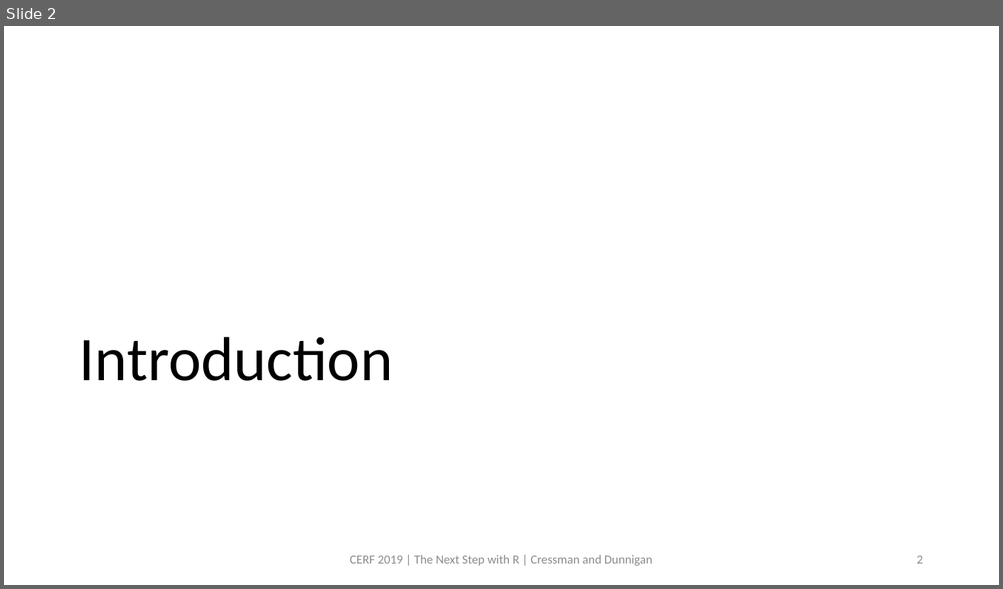
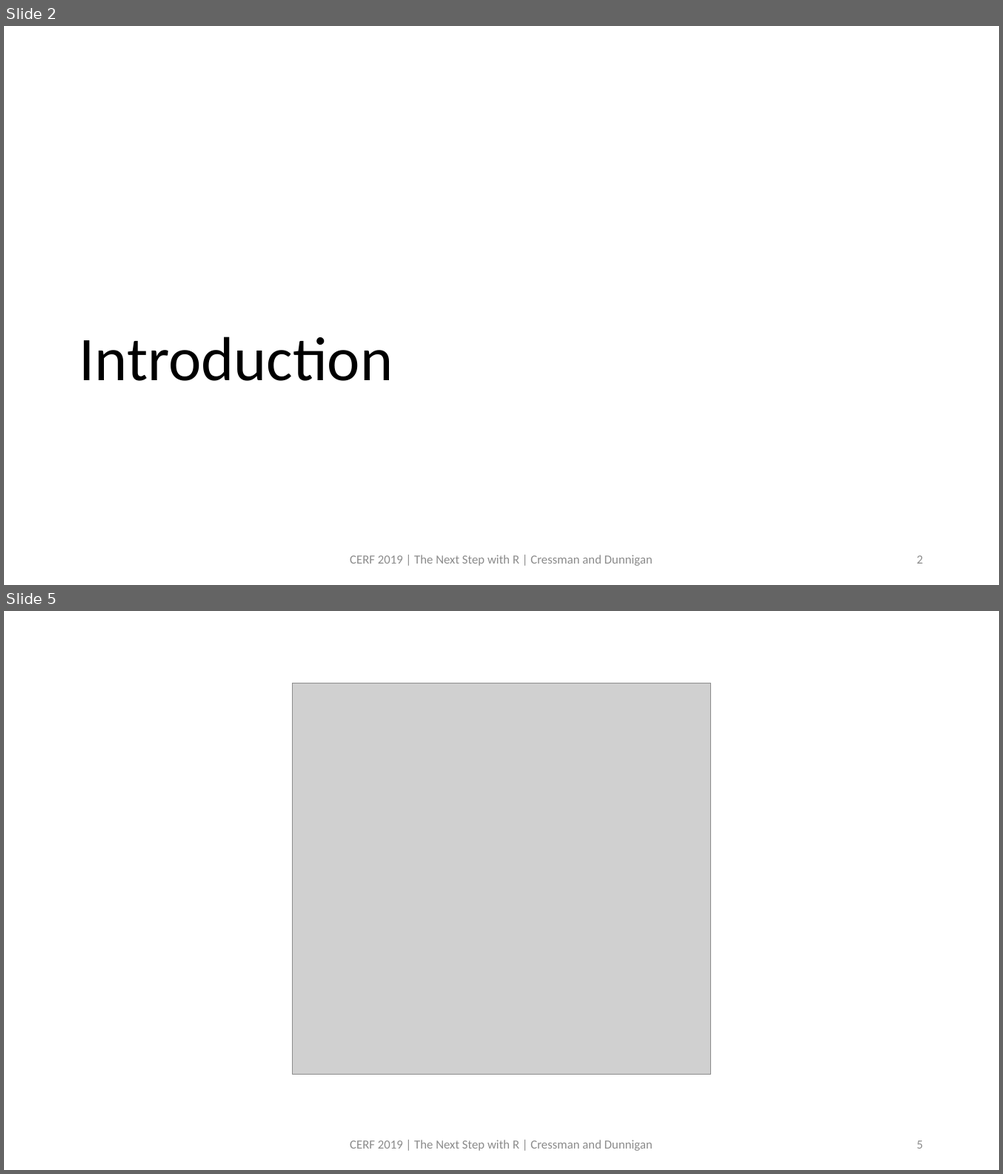
Before and after one commit to swmpkim/2019_CERF, a slide deck: slides/00_Introduction.pptx. Shown one above the other, each under a label of ours: slide 2 before the commit, slides 2 and 5 after it; the slides between them are not shown. The pictures are 1003x589 and 1003x1174 pixels, drawn with LibreOffice and Linux fonts; fonts in the diff are those of the drawing; grey boxes stand for pictures. Boxes give left, top, right and bottom in pixels: in the first picture for what was removed or moved away, otherwise in the second. Text is boxed around its words. In the diff, an @@ line names an element or a change of style, - is before the commit and + after.

```diff
--- a/slides/00_Introduction.pptx
+++ b/slides/00_Introduction.pptx
@@ slide 5 added at (x1=4, y1=611, x2=999, y2=1170), background #FFFFFF @@
@@ picture added at (x1=292, y1=684, x2=711, y2=1074) @@
@@ text added at (x1=350, y1=1140, x2=652, y2=1151), 12 pt, text #8C8C8C @@
+CERF 2019 | The Next Step with R | Cressman and Dunnigan
@@ page number added at (x1=916, y1=1141, x2=922, y2=1149), 12 pt, text #8C8C8C @@
+5
```
Also in this commit, not shown: 5 slides changed, 1 other slide added, 1 other file.
